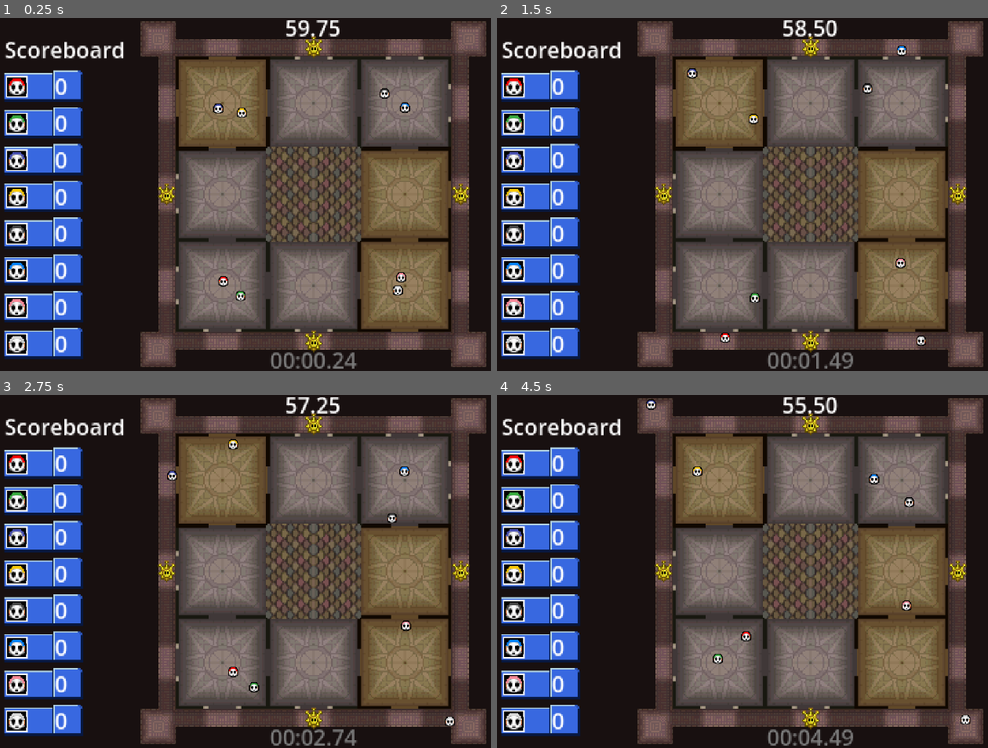
Above: before the commit, frames 1-4 (two rows, left to right).
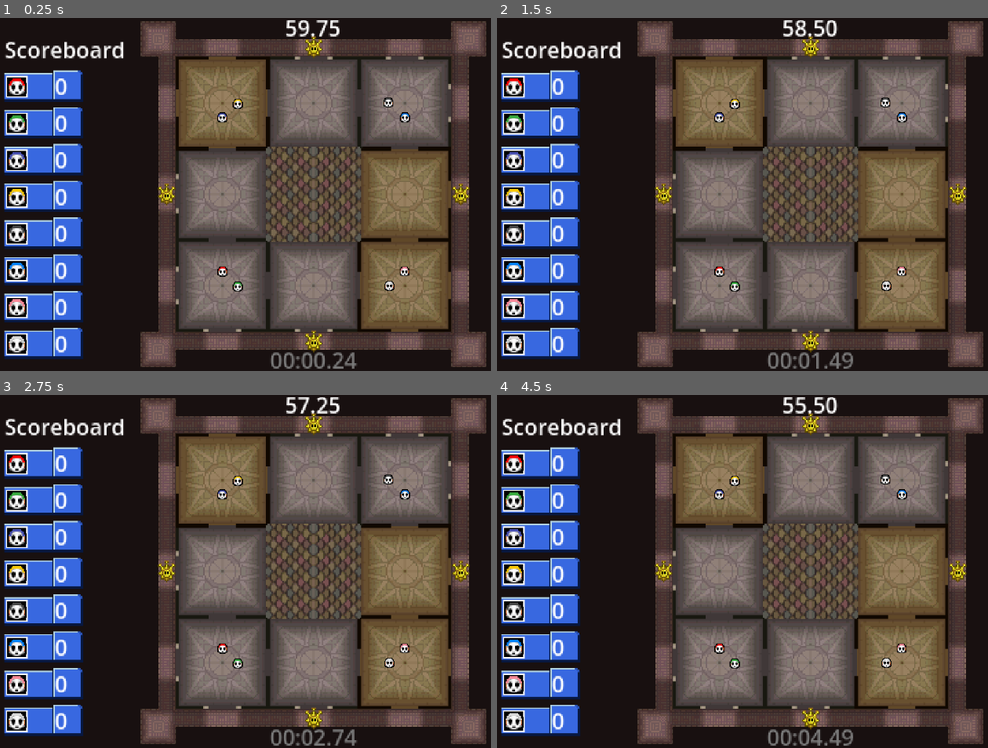
Above: after the commit, the same moments.

Repository: tabby-cat-nya/shine-runners-test
Game: Godot game, scene res://game.tscn
The game is run twice, just before and just after one commit, with the same random seed, the same clock (stepped at 60 frames per second) and the same inputs.
Inputs:
- Up to frame 1 (0.25 s): no input
- Up to frame 2 (1.5 s): no input
- Up to frame 3 (2.75 s): no input
- Up to frame 4 (4.5 s): no input

The runs differ from the first frame. In frame 1, 0.8% of the frame differs, in the area x 43-84%, y 19-81%; in frame 2, 0.8%; in frame 3, 0.9%; in frame 4, 0.9%, in the area x 30-97%, y 1-94%.

Commit message:
very cool

Diff:
--- a/game.tscn
+++ b/game.tscn
@@ -1,8 +1,9 @@
-[gd_scene load_steps=17 format=3 uid="uid://jo1lu66y1gx6"]
+[gd_scene load_steps=18 format=3 uid="uid://jo1lu66y1gx6"]
 
 [ext_resource type="Texture2D" uid="uid://i348o6hqw2dn" path="res://sprites/44389.png" id="1_e2o6t"]
 [ext_resource type="Script" uid="uid://5qnvkmmtxsw2" path="res://gameManager.gd" id="1_feb5d"]
 [ext_resource type="AudioStream" uid="uid://ck06glyqpqy3n" path="res://Battle Mode - Mario Kart DS OST Extended.mp3" id="3_feb5d"]
+[ext_resource type="AudioStream" uid="uid://igps611ecoc" path="res://0014.wav" id="4_fc0e3"]
 
 [sub_resource type="RectangleShape2D" id="RectangleShape2D_feb5d"]
 size = Vector2(16, 254)
@@ -43,15 +44,17 @@
 [sub_resource type="CircleShape2D" id="CircleShape2D_7jktm"]
 radius = 3.0
 
-[node name="Game" type="Node2D" node_paths=PackedStringArray("player_spawns_nodes", "starting_shine_nodes", "shine_nodes", "scorecard_container", "elim_timer_label", "game_timer_label")]
+[node name="Game" type="Node2D" node_paths=PackedStringArray("player_spawns_nodes", "starting_shine_nodes", "shine_nodes", "scorecard_container", "elim_timer_label", "game_timer_label", "chime_player")]
 script = ExtResource("1_feb5d")
 shyguy_mode = true
+max_shinies = 16
 player_spawns_nodes = NodePath("PlayerSpawns")
 starting_shine_nodes = NodePath("StartingShineLocations")
 shine_nodes = NodePath("ShineLocations")
 scorecard_container = NodePath("GameUI/Scoreboard/VBoxContainer/scorecard_container")
 elim_timer_label = NodePath("GameUI/ElimTimer")
 game_timer_label = NodePath("GameUI/GameTimer")
+chime_player = NodePath("Chimer")
 
 [node name="Sprite2D" type="Sprite2D" parent="."]
 texture_filter = 1
@@ -440,3 +443,6 @@
 volume_db = -20.0
 autoplay = true
 parameters/looping = true
+
+[node name="Chimer" type="AudioStreamPlayer" parent="."]
+stream = ExtResource("4_fc0e3")
--- a/gameManager.gd
+++ b/gameManager.gd
@@ -1,9 +1,11 @@
 extends Node2D
+class_name GM
 
 @export var shyguy_mode : bool
+@export var max_shinies : int = 9
 var player_spawns : Array[Node]
 var starting_shine_spawns : Array[Node]
-var shine_spawns : Array[Node]
+static var shine_spawns : Array[Node]
 var players : Array[Player]
 
 @export_group("Node References")
@@ -13,9 +15,14 @@
 @export var scorecard_container : VBoxContainer
 @export var elim_timer_label : Label
 @export var game_timer_label : Label
+@export var chime_player : AudioStreamPlayer
 
 var game_timer : float = 0
 var elim_timer : float = 60
+var shiny_spawn_timer : float = 5
+var shiny_count : int = 4
+var play_next_chime : float = 5
+
 
 func _ready() -> void:
 	player_spawns = player_spawns_nodes.get_children()
@@ -47,13 +54,47 @@
 func spawn_shinies():
 	for i in range(4):
 		var shiny = load("res://shiny.tscn").instantiate()
-		shiny.position = shine_spawns[i].position
+		shiny.position = starting_shine_spawns[i].position
 		add_child(shiny)
+
+func spawn_new_shiny():
+	var shiny = load("res://shiny.tscn").instantiate()
+	var ranPos = randi_range(0,shine_spawns.size()-1)
+	shiny.position = shine_spawns[ranPos].position
+	shiny_spawn_timer = 5
+	shiny_count += 1
+	add_child(shiny)
+
+
 
 func _process(delta: float) -> void:
 	elim_timer -= delta
 	game_timer += delta
+	shiny_spawn_timer -= delta
+	if(shiny_spawn_timer<=0 and shiny_count < max_shinies):
+		spawn_new_shiny()
+	if(elim_timer <= 0):
+		elim_players()
 	update_ui()
+
+	if elim_timer < play_next_chime:
+		if play_next_chime > 0:
+			play_next_chime -= 1
+		chime_player.play(0.9)
+
+func elim_players():
+	var lowestScore : int = 10
+	var highestScore : int = 0
+	for player in players:
+		if player.score < lowestScore and player.alive:
+			lowestScore = player.score
+		if player.score > highestScore and player.alive:
+			highestScore = player.score
+	for player in players:
+		if player.score == lowestScore and player.alive and player.score != highestScore:
+			player.alive = false
+	elim_timer = 30
+	play_next_chime = 5
 
 func update_ui():
 	elim_timer_label.text = format_time(elim_timer, false)
--- a/player.gd
+++ b/player.gd
@@ -4,6 +4,7 @@
 var id : int = 0
 var score : int = 0
 var scorecard : Scorecard
+var alive : bool = true
 @export var start_speed = 100
 
 @export var animated_sprite : AnimatedSprite2D
@@ -17,3 +18,30 @@
 
 func setup():
 	animated_sprite.frame = id
+
+func respawn_shiny():
+	var shiny = load("res://shiny.tscn").instantiate()
+	var ranPos = randi_range(0,GM.shine_spawns.size()-1)
+	shiny.position = GM.shine_spawns[ranPos].position
+	get_tree().get_root().add_child(shiny)
+
+func _process(delta: float) -> void:
+	scorecard.score = score
+	scorecard.alive = alive
+	if(linear_velocity.length() < 35):
+		linear_velocity *= 1.1
+	if(not alive):
+		modulate = Color("ffffff42")
+		contact_monitor = false
+		scorecard.alive = false
+		for i in range(score):
+			respawn_shiny()
+		process_mode = Node.PROCESS_MODE_DISABLED
+
+func _on_body_entered(body: Node) -> void:
+	#print("mew")
+	if body.is_in_group("player") :
+		print("playersHit")
+		if(score > 0):
+			score -= 1
+			respawn_shiny()
--- a/player.tscn
+++ b/player.tscn
@@ -10,10 +10,12 @@
 [sub_resource type="CircleShape2D" id="CircleShape2D_4flbx"]
 radius = 4.0
 
-[node name="Player" type="RigidBody2D" node_paths=PackedStringArray("animated_sprite")]
+[node name="Player" type="RigidBody2D" node_paths=PackedStringArray("animated_sprite") groups=["player"]]
 physics_material_override = SubResource("PhysicsMaterial_onrkg")
 gravity_scale = 0.0
 lock_rotation = true
+contact_monitor = true
+max_contacts_reported = 1
 linear_damp_mode = 1
 script = ExtResource("1_onrkg")
 start_speed = 2000
@@ -26,3 +28,5 @@
 
 [node name="CollisionShape2D" type="CollisionShape2D" parent="."]
 shape = SubResource("CircleShape2D_4flbx")
+
+[connection signal="body_entered" from="." to="." method="_on_body_entered"]
--- a/project.godot
+++ b/project.godot
@@ -19,6 +19,10 @@
 
 window/stretch/mode="viewport"
 
+[global_group]
+
+player=""
+
 [rendering]
 
 textures/canvas_textures/default_texture_filter=0
--- a/scorecard.gd
+++ b/scorecard.gd
@@ -3,11 +3,21 @@
 
 var score : int = 0
 var id : int = 0
+var alive : bool = true
 
 @export_group("Node References")
 @export var score_label : Label
 @export var sprite : AnimatedSprite2D
+@export var back : TextureRect
+@export var alive_texture : Texture
+@export var dead_texture : Texture
 
 func _process(delta: float) -> void:
-	score_label.text = str(score)
-	sprite.frame = id
+
+
+	if alive:
+		back.texture = alive_texture
+		score_label.text = str(score)
+		sprite.frame = id
+	else:
+		back.texture = dead_texture
--- a/scorecard.tscn
+++ b/scorecard.tscn
@@ -1,10 +1,12 @@
-[gd_scene load_steps=4 format=3 uid="uid://cp2t5xc2yk3q4"]
+[gd_scene load_steps=5 format=3 uid="uid://cp2t5xc2yk3q4"]
 
 [ext_resource type="Script" uid="uid://ddafqftfujtry" path="res://scorecard.gd" id="1_hcikf"]
 [ext_resource type="Texture2D" uid="uid://77quibtjcvca" path="res://sprites/scorecard.png" id="1_l1cy6"]
 [ext_resource type="SpriteFrames" uid="uid://c7ceeyn5e3kgr" path="res://playerSprites.tres" id="3_hcikf"]
+[ext_resource type="Texture2D" uid="uid://b4ffkmx1xbr7e" path="res://sprites/scorecard - white.png" id="3_lb3t7"]
 
-[node name="Scorecard" type="Control" node_paths=PackedStringArray("score_label", "sprite")]
+[node name="Scorecard" type="Control" node_paths=PackedStringArray("score_label", "sprite", "back")]
+self_modulate = Color(0.879205, 0.000618961, 0.879199, 1)
 custom_minimum_size = Vector2(0, 23)
 layout_mode = 3
 anchors_preset = 15
@@ -17,12 +19,19 @@
 script = ExtResource("1_hcikf")
 score_label = NodePath("Score")
 sprite = NodePath("PlayerSprite")
+back = NodePath("Back")
+alive_texture = ExtResource("1_l1cy6")
+dead_texture = ExtResource("3_lb3t7")
 
 [node name="Back" type="TextureRect" parent="."]
-layout_mode = 1
+show_behind_parent = true
 offset_right = 58.0
 offset_bottom = 23.0
-texture = ExtResource("1_l1cy6")
+texture = ExtResource("3_lb3t7")
+
+[node name="PlayerSprite" type="AnimatedSprite2D" parent="."]
+position = Vector2(9, 12)
+sprite_frames = ExtResource("3_hcikf")
 
 [node name="Score" type="Label" parent="."]
 layout_mode = 0
@@ -30,7 +39,3 @@
 offset_right = 56.0
 offset_bottom = 23.0
 text = "00"
-
-[node name="PlayerSprite" type="AnimatedSprite2D" parent="."]
-position = Vector2(9, 12)
-sprite_frames = ExtResource("3_hcikf")
--- a/shiny.gd
+++ b/shiny.gd
@@ -6,5 +6,4 @@
 	print(body.name)
 	if body is Player:
 		body.score += 1
-		body.scorecard.score = body.score
 		queue_free()
Not shown, added: 0014.wav.import
Binary file added: sprites/scorecard - white.png
Not shown, added: sprites/scorecard - white.png.import
Not shown, added: 0014.wav
